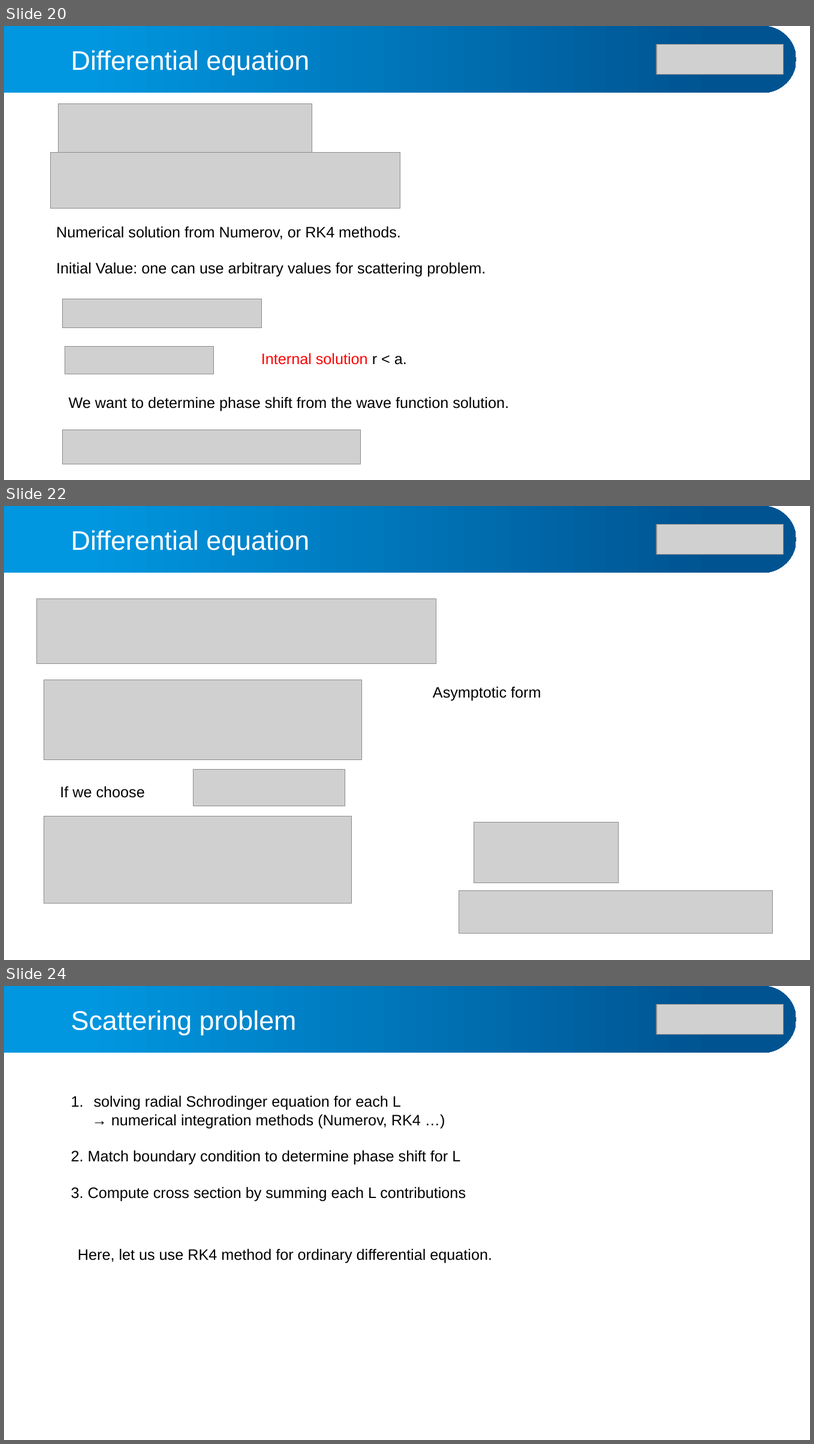
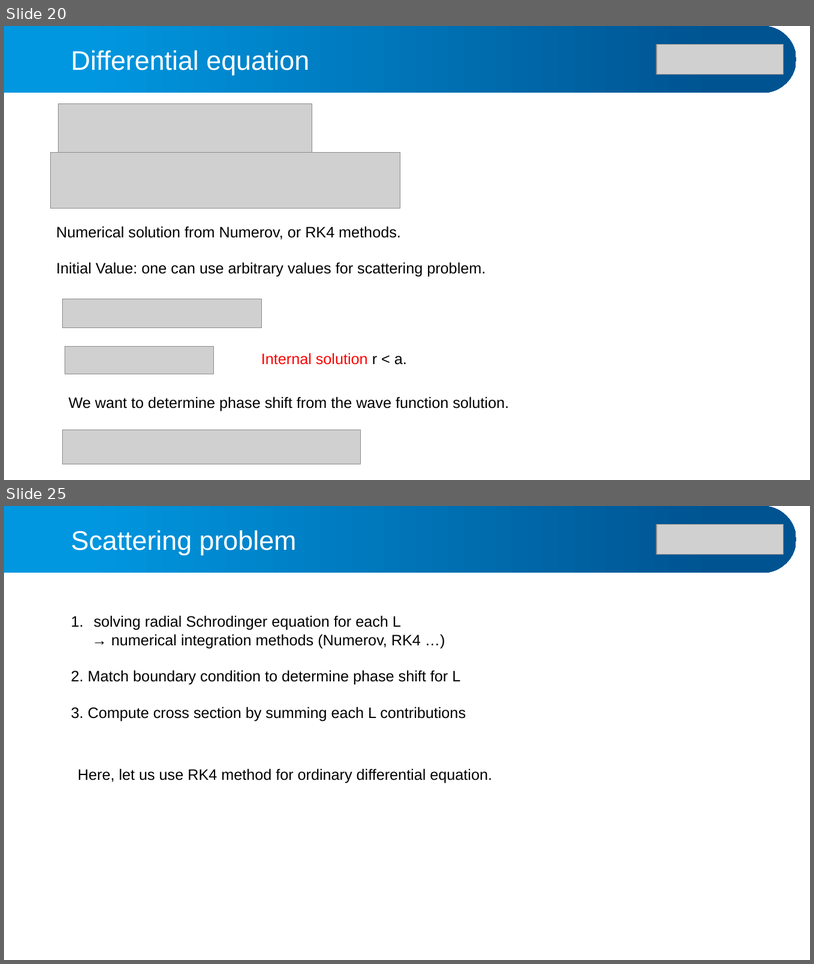
Before and after one commit to alphacentaury-github/NPSS2020, a slide deck: 20260331_연세대_수치양자역학강의.pptx. Shown one above the other, each under a label of ours: slides 20, 22 and 24 before the commit, slides 20 and 25 after it; the slides between them are not shown. The pictures are 814x1444 and 814x964 pixels, drawn with LibreOffice and Linux fonts; fonts in the diff are those of the drawing; grey boxes stand for pictures. Boxes give left, top, right and bottom in pixels: in the first picture for what was removed or moved away, otherwise in the second. Text is boxed around its words. In the diff, an @@ line names an element or a change of style, - is before the commit and + after.

```diff
--- a/20260331_연세대_수치양자역학강의.pptx
+++ b/20260331_연세대_수치양자역학강의.pptx
@@ slide 22 removed at bbox=[4, 506, 810, 960], background #FFFFFF @@
@@ freeform shape removed at bbox=[4, 506, 797, 573] @@
@@ text removed at bbox=[71, 530, 309, 555] @@
-Differential equation
@@ picture removed at bbox=[657, 524, 784, 555] @@
@@ picture removed at bbox=[36, 598, 437, 663] @@
@@ picture removed at bbox=[44, 679, 363, 759] @@
@@ text removed at bbox=[433, 686, 541, 701] @@
-Asymptotic form
@@ picture removed at bbox=[194, 769, 345, 805] @@
@@ text removed at bbox=[60, 786, 145, 798] @@
-If we choose
@@ picture removed at bbox=[44, 816, 352, 903] @@
@@ picture removed at bbox=[474, 822, 619, 883] @@
@@ picture removed at bbox=[459, 891, 773, 934] @@
@@ what was slide 24 is now slide 25 @@
```
Also in this commit, not shown: 6 slides changed, 25 slides added, 1 other slide removed, 2 other files.
